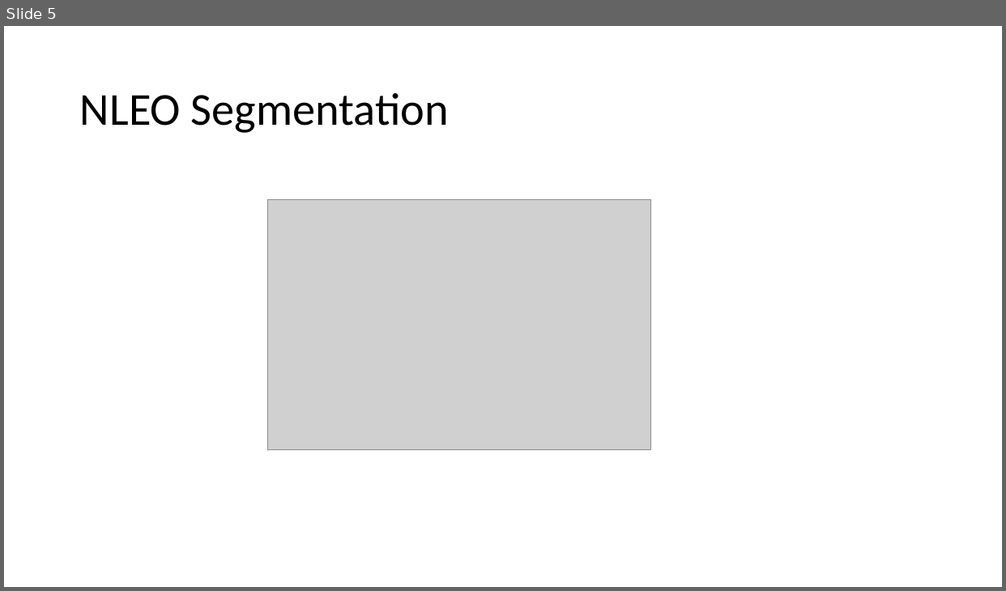
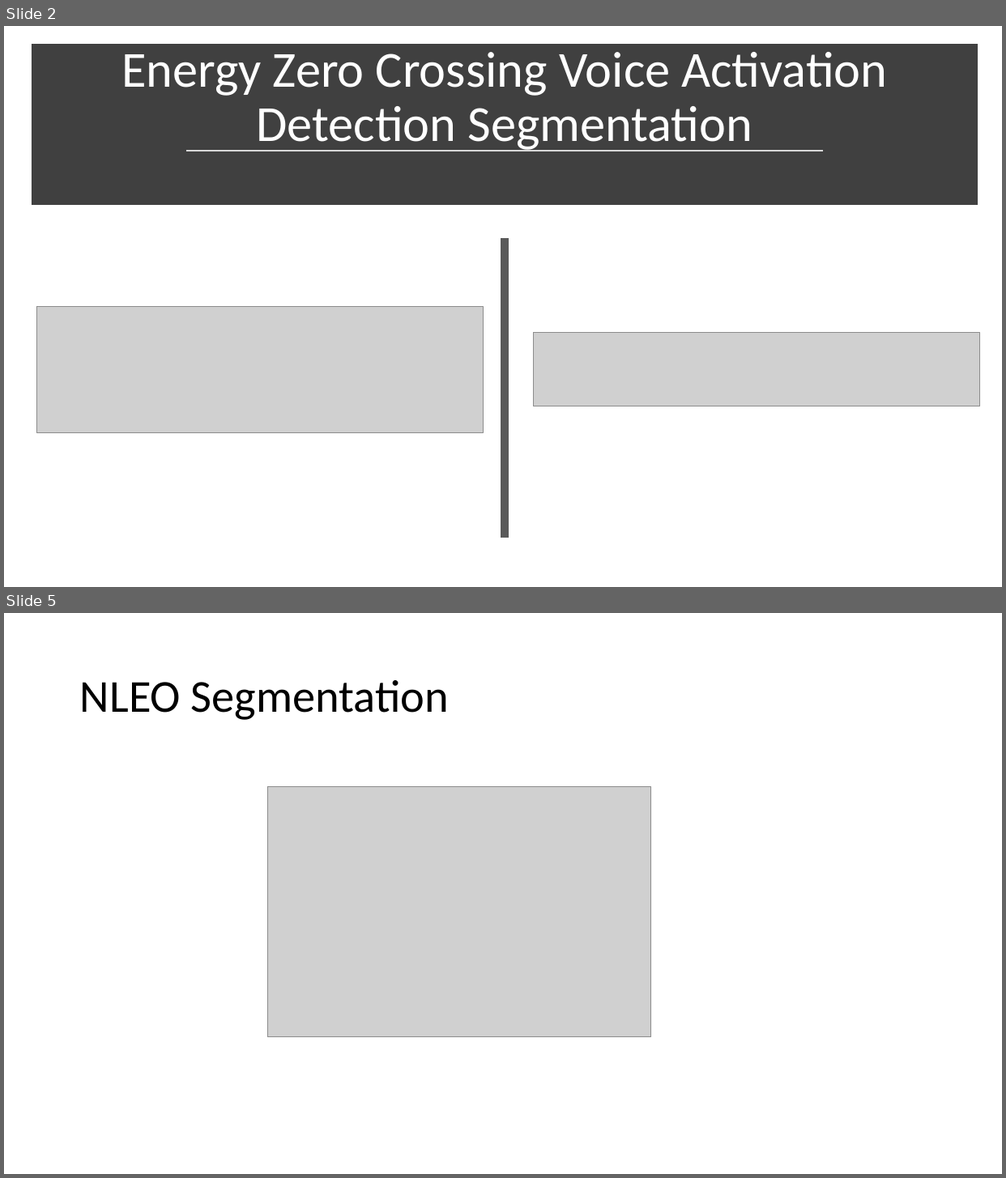
Before and after one commit to vkoil/pempheris-adspersa-alphabetisation, a slide deck: Bigeye Vocalisation.pptx. Shown one above the other, each under a label of ours: slide 5 before the commit, slides 2 and 5 after it; the slides between them are not shown. The pictures are 1006x591 and 1006x1178 pixels, drawn with LibreOffice and Linux fonts; fonts in the diff are those of the drawing; grey boxes stand for pictures. Boxes give left, top, right and bottom in pixels: in the first picture for what was removed or moved away, otherwise in the second. Text is boxed around its words. In the diff, an @@ line names an element or a change of style, - is before the commit and + after.

```diff
--- a/Bigeye Vocalisation.pptx
+++ b/Bigeye Vocalisation.pptx
@@ slide 2 added at (x1=4, y1=26, x2=1002, y2=587), background #FFFFFF @@
@@ rectangle added at (x1=36, y1=49, x2=973, y2=200), fill #404040, outline #404040 10 pt @@
@@ title added at (x1=121, y1=52, x2=887, y2=152), 48.6 pt, text #FFFFFF @@
+Energy Zero Crossing Voice Activation Detection Segmentation
@@ line added from (187, 150) to (823, 150), #D9D9D9 1.75 pt @@
@@ line added from (505, 238) to (505, 538), #595959 8 pt @@
@@ picture added at (x1=36, y1=307, x2=484, y2=433) @@
@@ picture added at (x1=533, y1=333, x2=980, y2=407) @@
```
Also in this commit, not shown: 1 slide changed, 2 other slides added, 3 slides removed.
